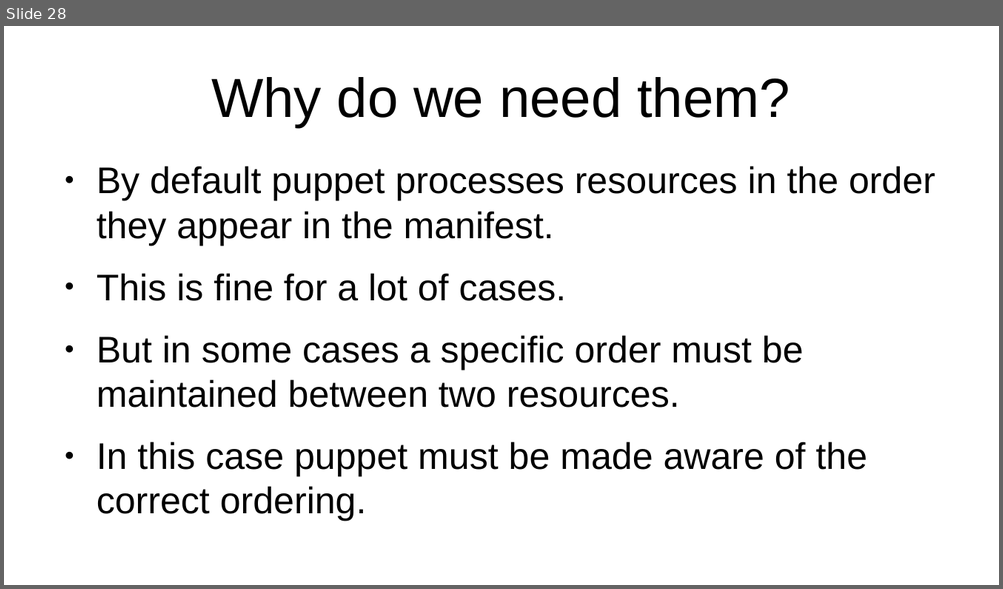
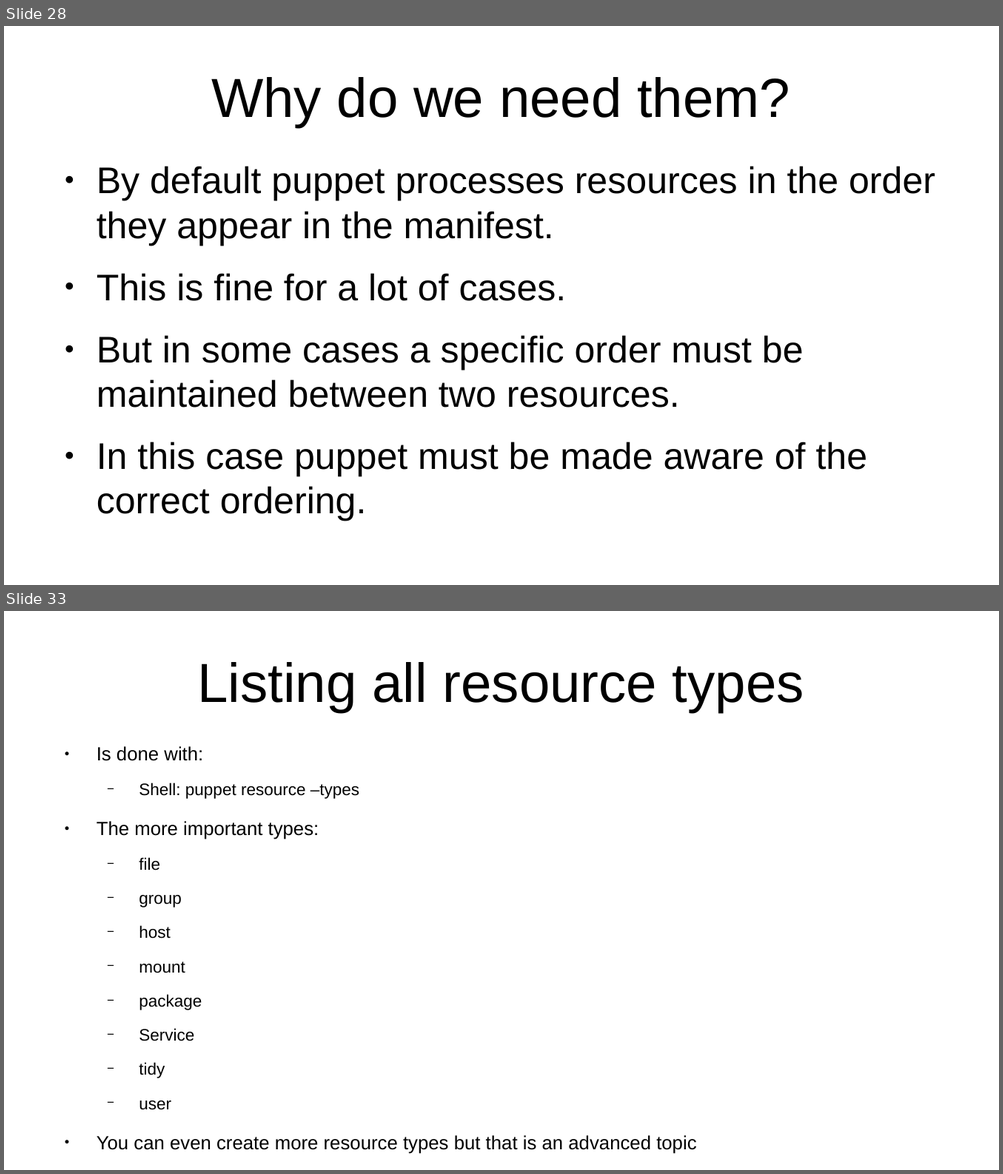
Before and after one commit to veltzer/teaching-puppet, a slide deck: slides.odp. Shown one above the other, each under a label of ours: slide 28 before the commit, slides 28 and 33 after it; the slides between them are not shown. The pictures are 1003x589 and 1003x1174 pixels, drawn with LibreOffice and Linux fonts; fonts in the diff are those of the drawing. Boxes give left, top, right and bottom in pixels: in the first picture for what was removed or moved away, otherwise in the second. Text is boxed around its words. In the diff, an @@ line names an element or a change of style, - is before the commit and + after.

```diff
--- a/slides.odp
+++ b/slides.odp
@@ slide 33 added at bbox=[4, 611, 999, 1170], background #FFFFFF @@
@@ title added at bbox=[198, 662, 804, 712], 44 pt, text #000000 @@
+Listing all resource types
@@ text added at bbox=[96, 746, 696, 1154], 15.2 pt, text #000000 @@
+● Is done with:
+  − Shell: puppet resource –types
+● The more important types:
+  − file
+  − group
+  − host
+  − mount
+  − package
+  − Service
+  − tidy
+  − user
+● You can even create more resource types but that is an advanced topic
```
Also in this commit, not shown: 1 slide changed, 11 other slides added, 1 slide removed, 4 other files.
